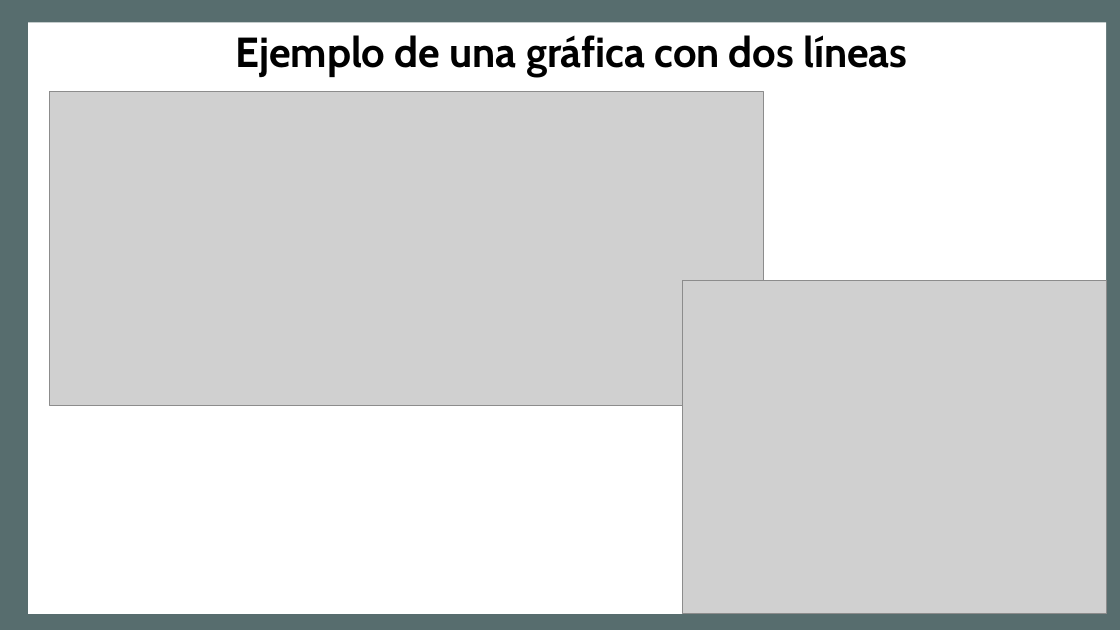
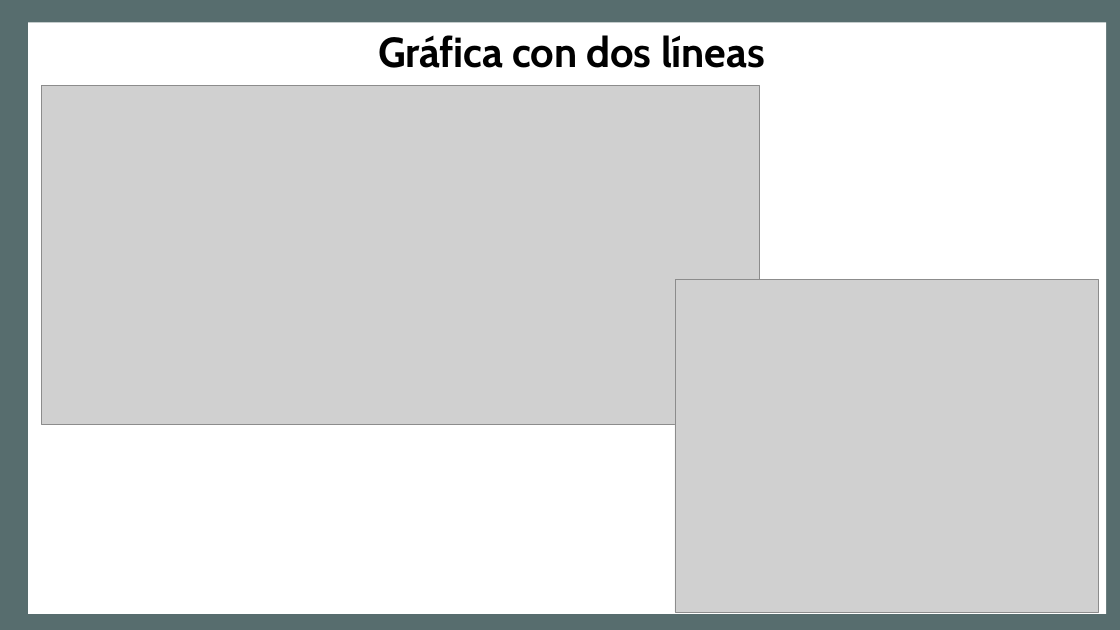
Before and after one commit to lizetheP/Programacion, a slide deck: slide 11 of CalendarioAgo2024/presentaciones/9_GraficasMatplotlib.pptx (slide 12 before the commit). Drawn at 1120x630 pixels with LibreOffice and Linux fonts; fonts in the diff are those of the drawing; grey boxes stand for pictures; background and template pictures are left out. Boxes give left, top, right and bottom in pixels: in the first picture for what was removed or moved away, otherwise in the second. Text is boxed around its words. In the diff, an @@ line names an element or a change of style, - is before the commit and + after.

```diff
--- a/CalendarioAgo2024/presentaciones/9_GraficasMatplotlib.pptx
+++ b/CalendarioAgo2024/presentaciones/9_GraficasMatplotlib.pptx
@@ title at [378,35,765,68]: text changed @@
-Ejemplo de una gráfica con dos líneas
+Gráfica con dos líneas
@@ picture: place and size @@
-picture at [50,92,763,405]
+picture at [41,86,760,424]
@@ picture: place and size @@
-picture at [683,281,1107,613]
+picture at [675,279,1098,612]
```
Also in this commit, not shown: 8 other slides changed, 1 slide removed, 11 other files.
